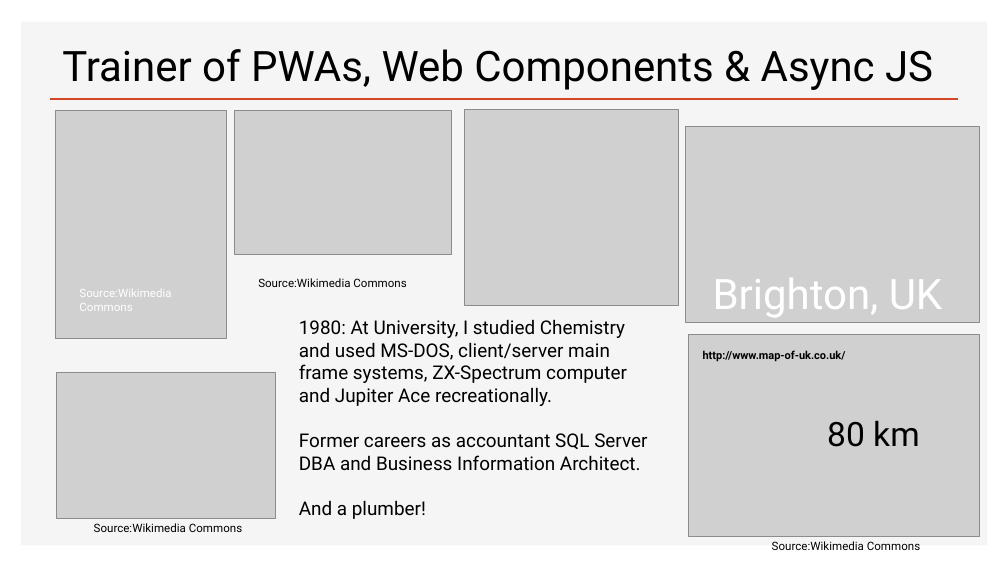
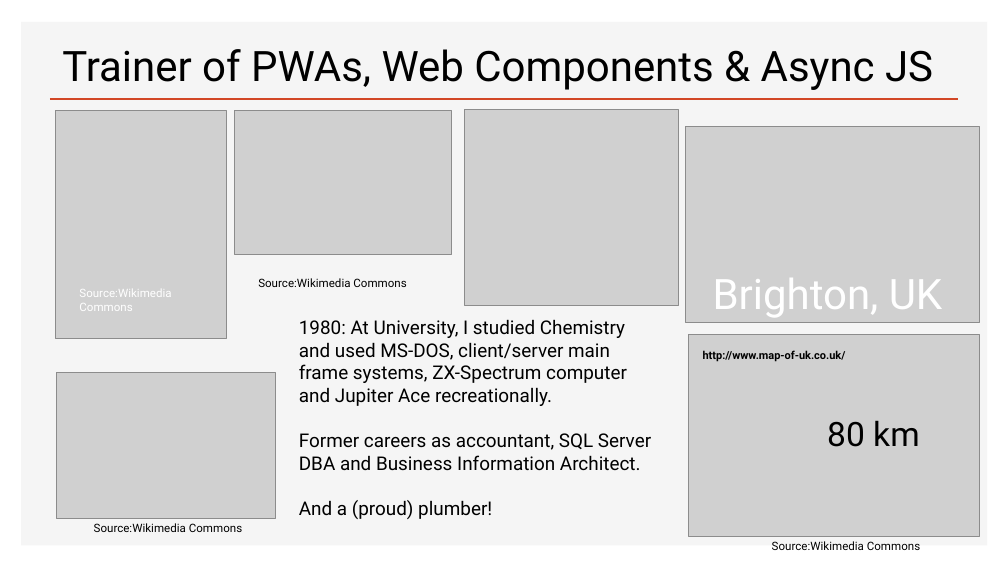
Before and after one commit to iwswordpress/ndc-london-web-components, a slide deck: slide 13 of talk.pptx. Drawn at 1008x567 pixels with LibreOffice and Linux fonts; fonts in the diff are those of the drawing; grey boxes stand for pictures. Boxes give left, top, right and bottom in pixels: in the first picture for what was removed or moved away, otherwise in the second. Text is boxed around its words. In the diff, an @@ line names an element or a change of style, - is before the commit and + after.

```diff
--- a/talk.pptx
+++ b/talk.pptx
@@ text at (x1=299, y1=433, x2=651, y2=519): text changed @@
-Former careers as accountant SQL Server DBA and Business Information Architect.
-And a plumber!
+Former careers as accountant, SQL Server DBA and Business Information Architect.
+And a (proud) plumber!
```
Also in this commit, not shown: 3 other slides changed, 1 other file.
